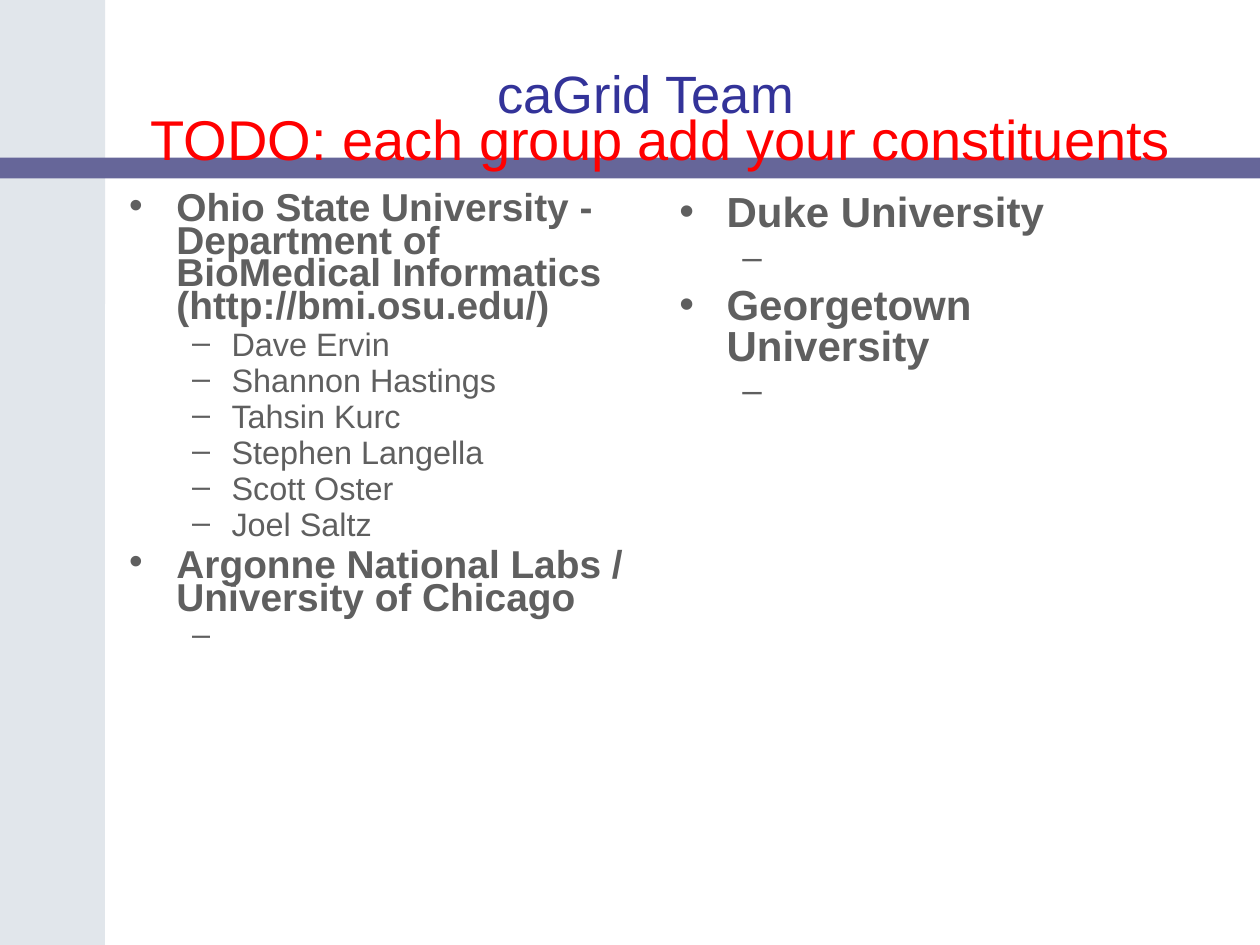
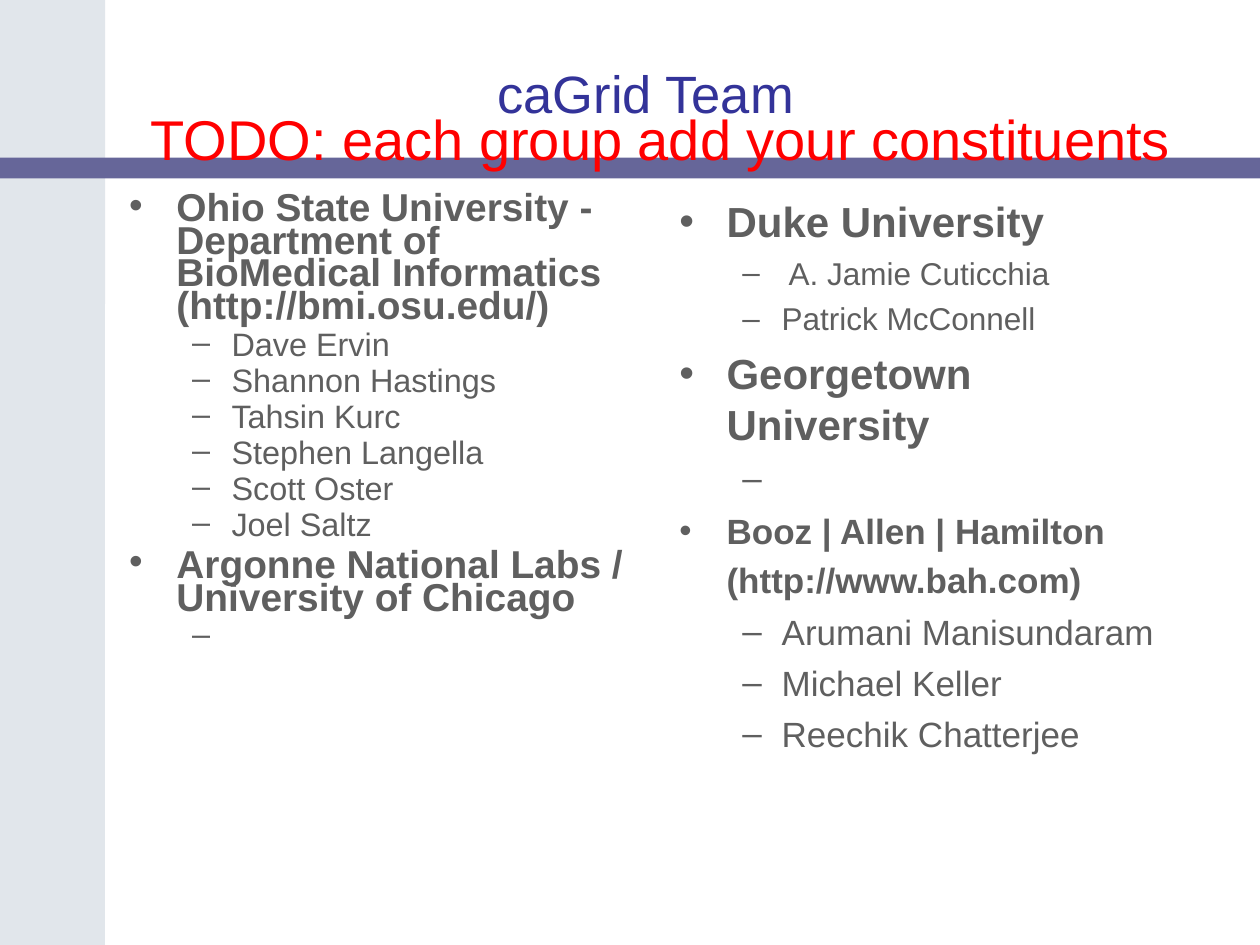
Before and after one commit to NCIP/cagrid-docs, a slide deck: slide 11 of presentations/200604_AnnualMeeting/caGrid-1.0-Demo.ppt. Drawn at 1260x945 pixels with LibreOffice and Linux fonts; fonts in the diff are those of the drawing; background and template pictures are left out. Boxes give left, top, right and bottom in pixels: in the first picture for what was removed or moved away, otherwise in the second. Text is boxed around its words. In the diff, an @@ line names an element or a change of style, - is before the commit and + after.

```diff
--- a/presentations/200604_AnnualMeeting/caGrid-1.0-Demo.ppt
+++ b/presentations/200604_AnnualMeeting/caGrid-1.0-Demo.ppt
@@ text at (727, 206, 1044, 448): line spacing 0.8 to 1 @@
@@ text at (782, 262, 1049, 331): paragraphs added @@
+  – A. Jamie Cuticchia
+  – Patrick McConnell
@@ text at (727, 518, 1154, 754): paragraphs added @@
+• Booz | Allen | Hamilton (http://www.bah.com)
+  – Arumani Manisundaram
+  – Michael Keller
+  – Reechik Chatterjee
```
Also in this commit, not shown: 5 slides added.
